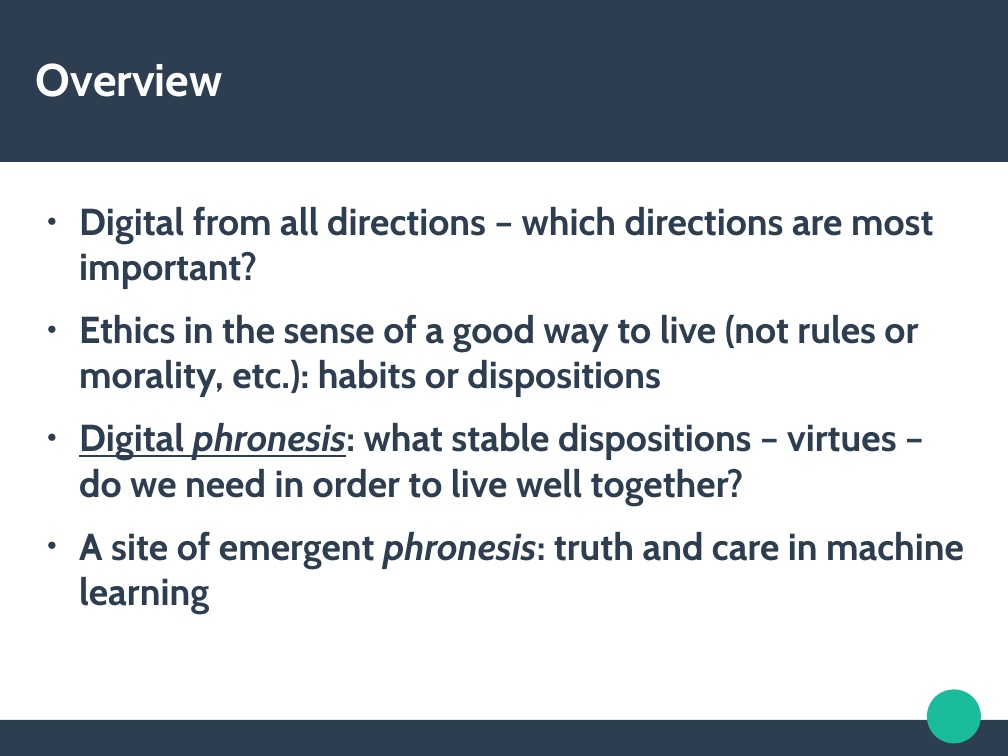
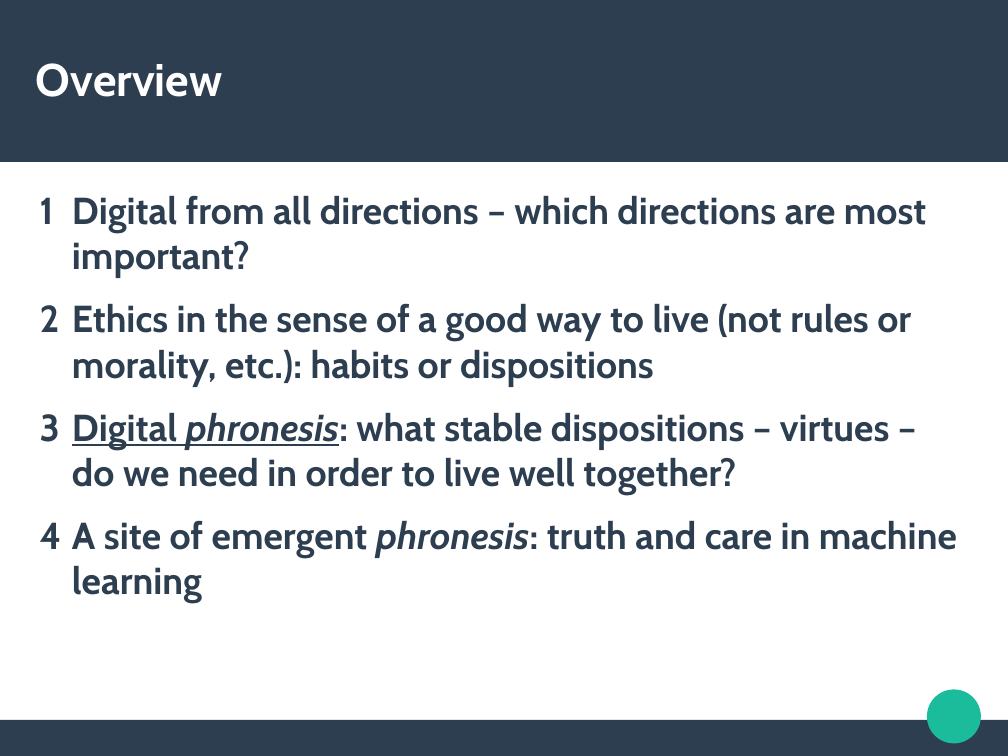
Before and after one commit to rian39/digital_ethics, a slide deck: slide 3 of digital_ethics_slides.odp. Drawn at 1008x756 pixels with LibreOffice and Linux fonts; fonts in the diff are those of the drawing. Boxes give left, top, right and bottom in pixels: in the first picture for what was removed or moved away, otherwise in the second. Text is boxed around its words. In the diff, an @@ line names an element or a change of style, - is before the commit and + after.

```diff
--- a/digital_ethics_slides.odp
+++ b/digital_ethics_slides.odp
@@ text "Digital from all directions – ...": place and size @@
-text "Digital from all directions – ..." at [79, 207, 964, 614]
+text "Digital from all directions – ..." at [72, 196, 957, 603]
@@ text "Digital from all directions – ..." at [72, 196, 957, 603]: bullet ● to 1 @@
```
Also in this commit, not shown: 6 other slides changed, 2 other files.
